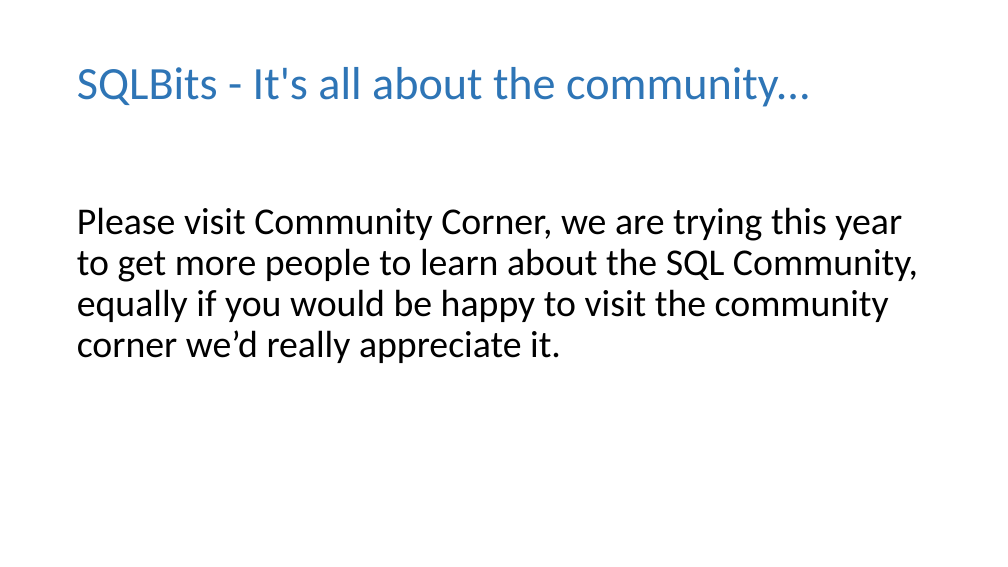
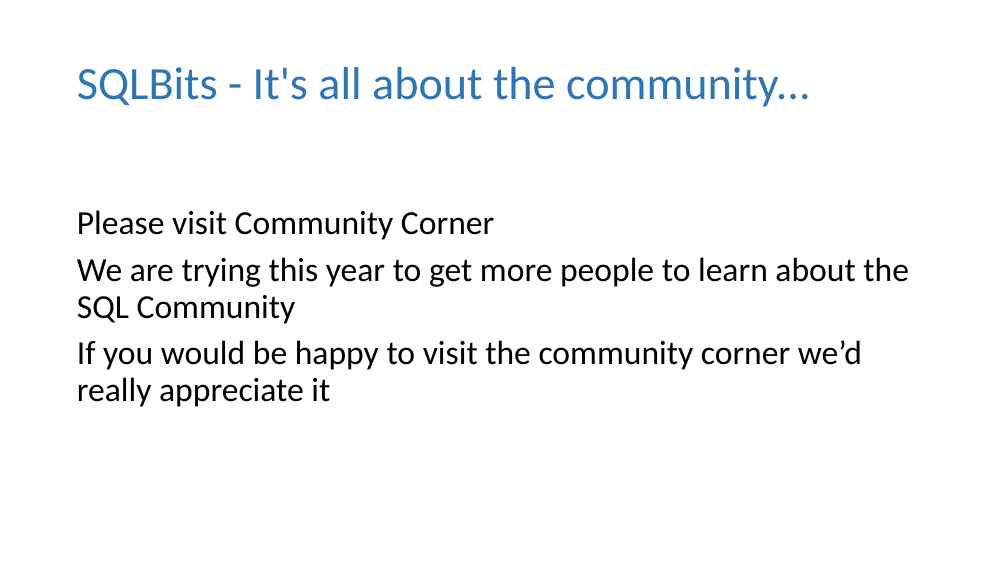
Before and after one commit to dbafromthecold/IntroToPartitioning, a slide deck: slide 41 of Intro to Partitioning.pptx. Drawn at 1008x567 pixels with LibreOffice and Linux fonts; fonts in the diff are those of the drawing; background and template pictures are left out. Boxes give left, top, right and bottom in pixels: in the first picture for what was removed or moved away, otherwise in the second. Text is boxed around its words. In the diff, an @@ line names an element or a change of style, - is before the commit and + after.

```diff
--- a/Intro to Partitioning.pptx
+++ b/Intro to Partitioning.pptx
@@ text at <box>77,210,909,407</box>: text changed; size 36 to 32 pt @@
-Please visit Community Corner, we are trying this year to get more people to learn about the SQL Community, equally if you would be happy to visit the community corner we’d really appreciate it.
+Please visit Community Corner
+We are trying this year to get more people to learn about the SQL Community
+If you would be happy to visit the community corner we’d really appreciate it
```
Also in this commit, not shown: 20 other slides changed, 1 other file.
